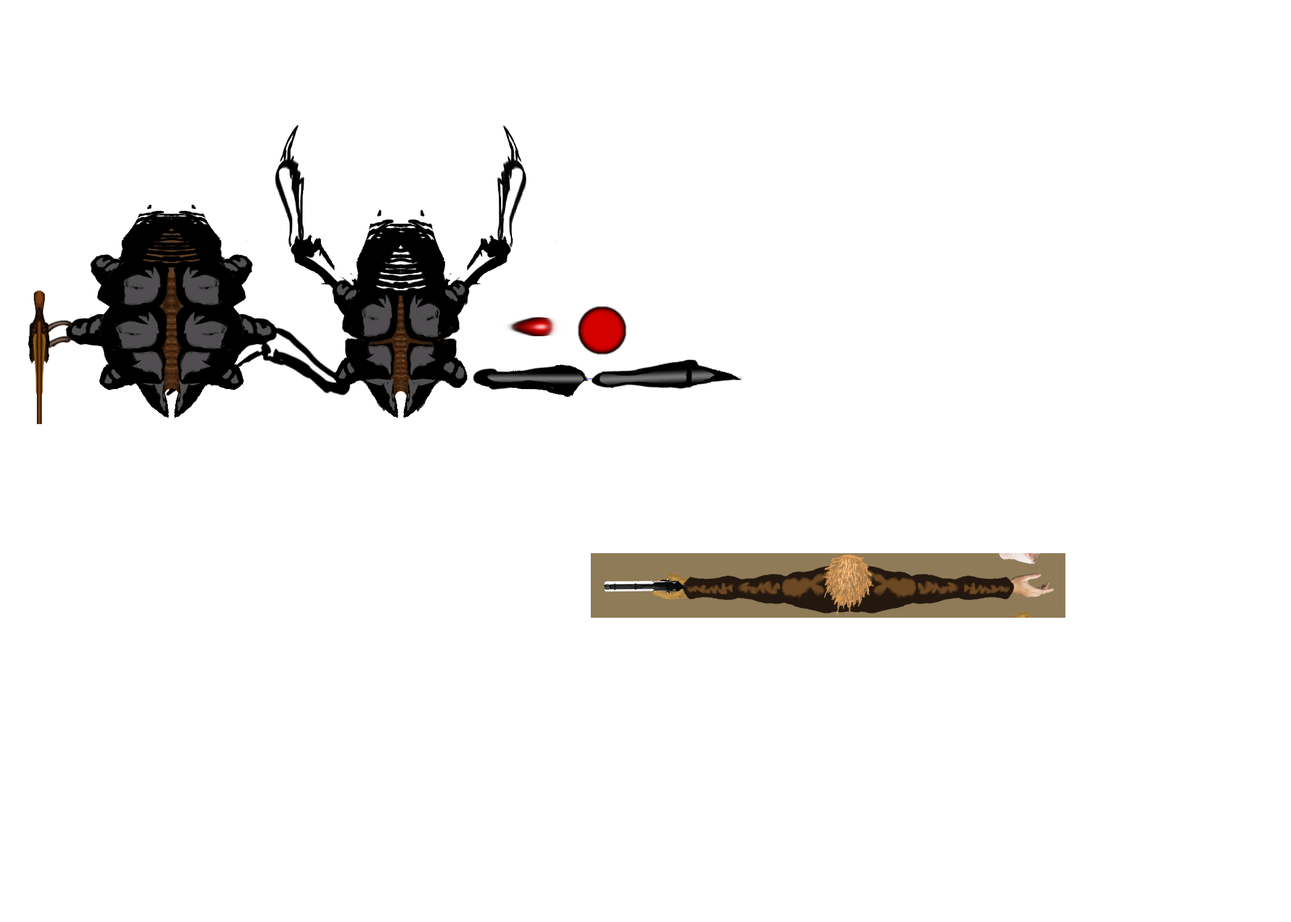
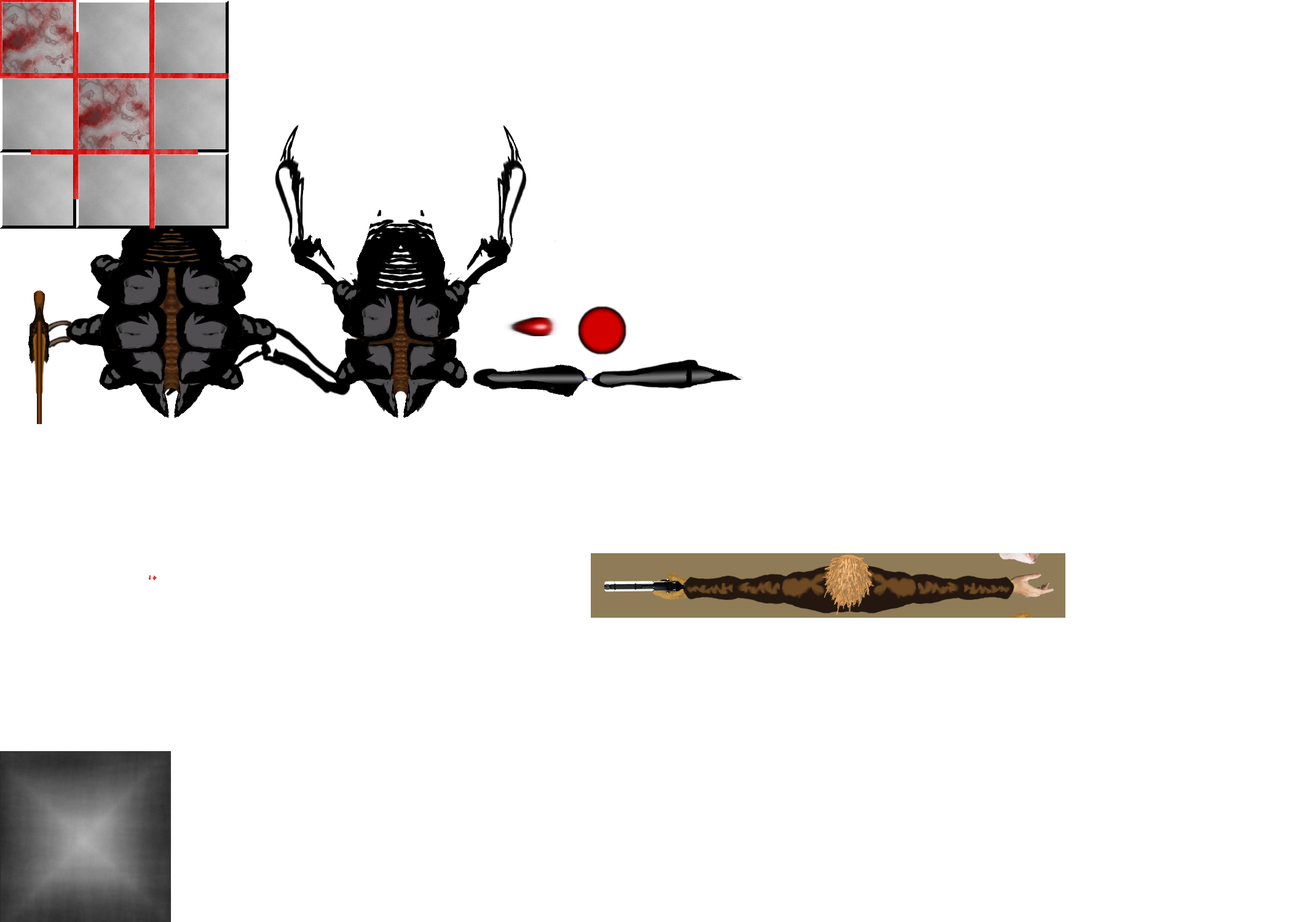
Layer changes from the first 1291 × 922 image to the second:
added group "floor" with 22 layers above "walls" over (0, 0, 229, 582)
added layer "Layer 24" in group "floor" over (0, 0, 77, 77)
added group "blood" with 6 layers in group "floor" over (0, 0, 229, 582)
added layer "Brightness/Contrast 1" in group "blood" over (78, 78, 150, 150)
added layer "Layer 22" (darken, 51%) in group "blood" over (0, 0, 229, 582)
added layer "Layer 21" (32%) in group "blood" over (0, 0, 229, 582)
added layer "Layer 20" in group "blood" over (0, 0, 229, 582)
added group "surrounding" with 8 layers in group "floor" over (0, 0, 229, 229)
added layer "Layer 15" in group "surrounding" over (0, 152, 77, 229)
added layer "Layer 14" in group "surrounding" over (152, 152, 229, 229)
added layer "Layer 13" in group "surrounding" over (76, 152, 153, 229)
added layer "Layer 12" in group "surrounding" over (152, 0, 229, 77)
added layer "Layer 11" in group "surrounding" over (152, 76, 229, 153)
added layer "Layer 10" in group "surrounding" over (76, 76, 153, 153)
added layer "Layer 9" in group "surrounding" over (0, 76, 77, 153)
added layer "Layer 8" in group "surrounding" over (76, 0, 153, 77)
added group "ceramic_tale" with 4 layers in group "floor" over (0, 0, 77, 77)
added layer "brime" in group "ceramic_tale" over (0, 0, 77, 77)
added layer "noise" (41%) in group "ceramic_tale" over (0, 0, 77, 77)
added layer "tale copy" (72%) in group "ceramic_tale" over (0, 0, 77, 77)
added layer "tale" in group "ceramic_tale" over (0, 0, 77, 77)
added group "walls" with 2 layers above "gore" over (0, 751, 172, 922)
added layer "scrapping" in group "walls" over (0, 751, 172, 922)
added layer "wall" in group "walls" over (0, 751, 171, 922)
…and 1 more changes (1 added)
